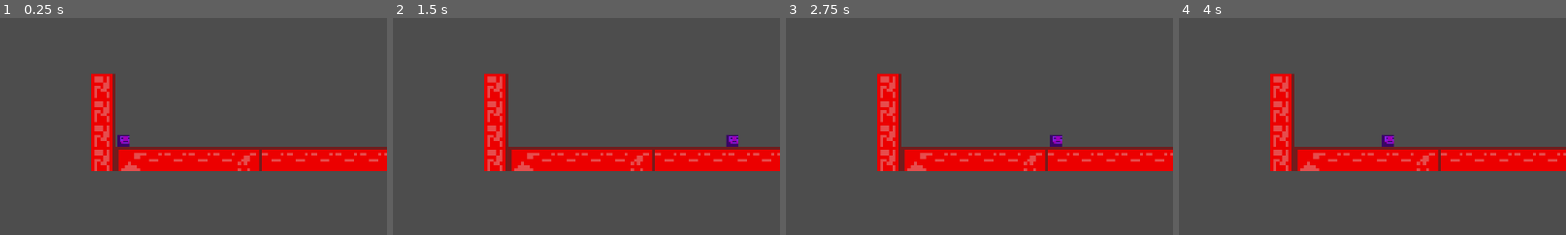
Above: before the commit, frames 1-4 (left to right).
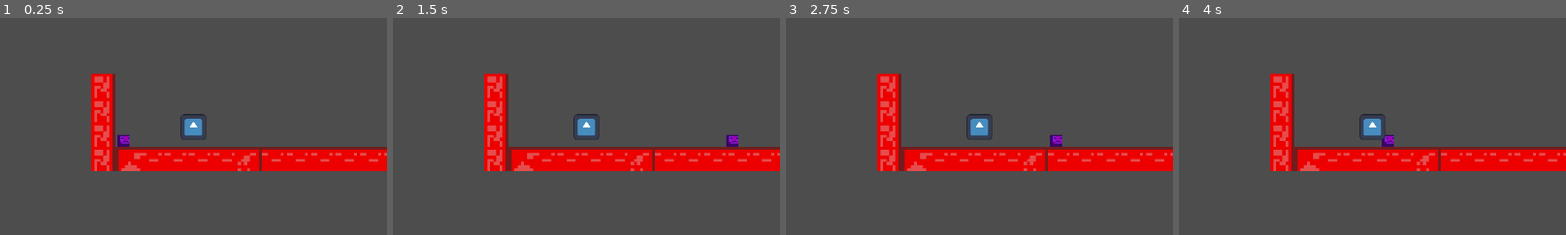
Above: after the commit, the same moments.

Repository: Harshit-kushwaha-commit/godot-game
Game: Godot game, scene res://scene/node_2d.tscn
Two runs of this game, one before a commit and one after it. Both use one fixed random seed, a clock stepped at 60 frames per second and the inputs below. The engine's default icon, where the game draws it, is replaced by a stand-in: a white triangle on a blue panel in a dark square.
Inputs:
- Up to frame 1 (0.25 s): no input
- Up to frame 2 (1.5 s): tap Enter (enter) at 0.5, 0.6, 1.35 s; hold D (right) from 0.53 s (still down); tap Q (up_left) at 0.77 s; tap Space at 1.25 s
- Up to frame 3 (2.75 s): tap Q (up_left) at 1.52 s; tap Enter (enter) at 2, 2.3 s; release D (right) at 2.03 s; hold A (left) from 2.03 s (still down); tap W (jm) at 2.1 s
- Up to frame 4 (4 s): tap Space at 2.75 s; release A (left) at 2.78 s; hold D (right) from 2.78 s (still down); tap , (print_array) at 2.85 s; tap Q (up_left) at 3.02, 3.77 s; tap Enter (enter) at 3.05, 3.6 s
The pictures show only the part of the screen within x 26-76%, y 20-70%; the shares and areas given below are measured in that part.

The runs differ from the first frame. In frame 1, 0.5% of the frame differs, in the area x 46-54%, y 44-56%; in frame 2, 0.5%; in frame 3, 0.5%; in frame 4, 0.5%, in the area x 46-54%, y 44-57%.

Commit message:
i created a node to empty the array. next day tsk are to activate the array jsut after the last entry element. create a function to empty the array.

Diff:
--- a/project.godot
+++ b/project.godot
@@ -68,6 +68,11 @@
 ]
 }
 
+[layer_names]
+
+2d_physics/layer_1="mushroom"
+2d_physics/layer_2="item "
+
 [physics]
 
 3d/physics_engine="Jolt Physics"
--- a/scene/MUSHRROM.tscn
+++ b/scene/MUSHRROM.tscn
@@ -6,15 +6,18 @@
 resource_name = "MUSHRROM_SCRIPT"
 script/source = "extends Area2D
 
+signal empty_input_array
+
 
 # Called when the node enters the scene tree for the first time.
 func _ready() -> void:
 	pass # Replace with function body.
 
 
-# Called every frame. 'delta' is the elapsed time since the previous frame.
-func _process(delta: float) -> void:
-	pass
+
+func _on_body_entered(body: Node2D) -> void:
+	if body.name == \"player\" :
+		empty_input_array.emit()
 "
 
 [sub_resource type="CircleShape2D" id="CircleShape2D_bhunq"]
@@ -27,4 +30,7 @@
 texture = ExtResource("1_ofdmh")
 
 [node name="CollisionShape2D" type="CollisionShape2D" parent="." unique_id=1980233814]
+visible = false
 shape = SubResource("CircleShape2D_bhunq")
+
+[connection signal="body_entered" from="." to="." method="_on_body_entered"]
--- a/scene/node_2d.gd
+++ b/scene/node_2d.gd
@@ -3,6 +3,8 @@
 
 @onready var player = $player
 @onready var array_view = $array_view/CanvasLayer/Control
+@onready var empty_the_array = $Area2Da
 
 func _ready():
 	player.input_array_update.connect(array_view.update_display)
+	empty_the_array.empty_input_array.connect(player.empthy_the_array)
--- a/scene/node_2d.tscn
+++ b/scene/node_2d.tscn
@@ -4,6 +4,7 @@
 [ext_resource type="PackedScene" uid="uid://dp07sl4gefcbx" path="res://scene/player.tscn" id="1_guiot"]
 [ext_resource type="Texture2D" uid="uid://42cc0o0y2jjp" path="res://asserts/64.png" id="2_guiot"]
 [ext_resource type="PackedScene" uid="uid://demsx1oksrn3v" path="res://scene/arrayview.tscn" id="3_ppd22"]
+[ext_resource type="PackedScene" uid="uid://wnot4ta53iq8" path="res://scene/MUSHRROM.tscn" id="5_tytcy"]
 
 [sub_resource type="TileSetAtlasSource" id="TileSetAtlasSource_ppd22"]
 texture = ExtResource("2_guiot")
@@ -63,3 +64,7 @@
 skew = 0.14835298
 offset = Vector2(-0.165, 0)
 zoom = Vector2(2.27, 2.27)
+
+[node name="Area2Da" parent="." unique_id=204026515 instance=ExtResource("5_tytcy")]
+position = Vector2(3, -13)
+scale = Vector2(0.13, 0.13)
--- a/scene/player.gd
+++ b/scene/player.gd
@@ -21,7 +21,8 @@
 const upper_left_cmd = "upper left"
 const upper_right_cmd = "upper right"
 
-
+func empthy_the_array():
+	print("array emptied")
 
 func append_array(command: String):
 	if (input_array.size() < input_limit):
